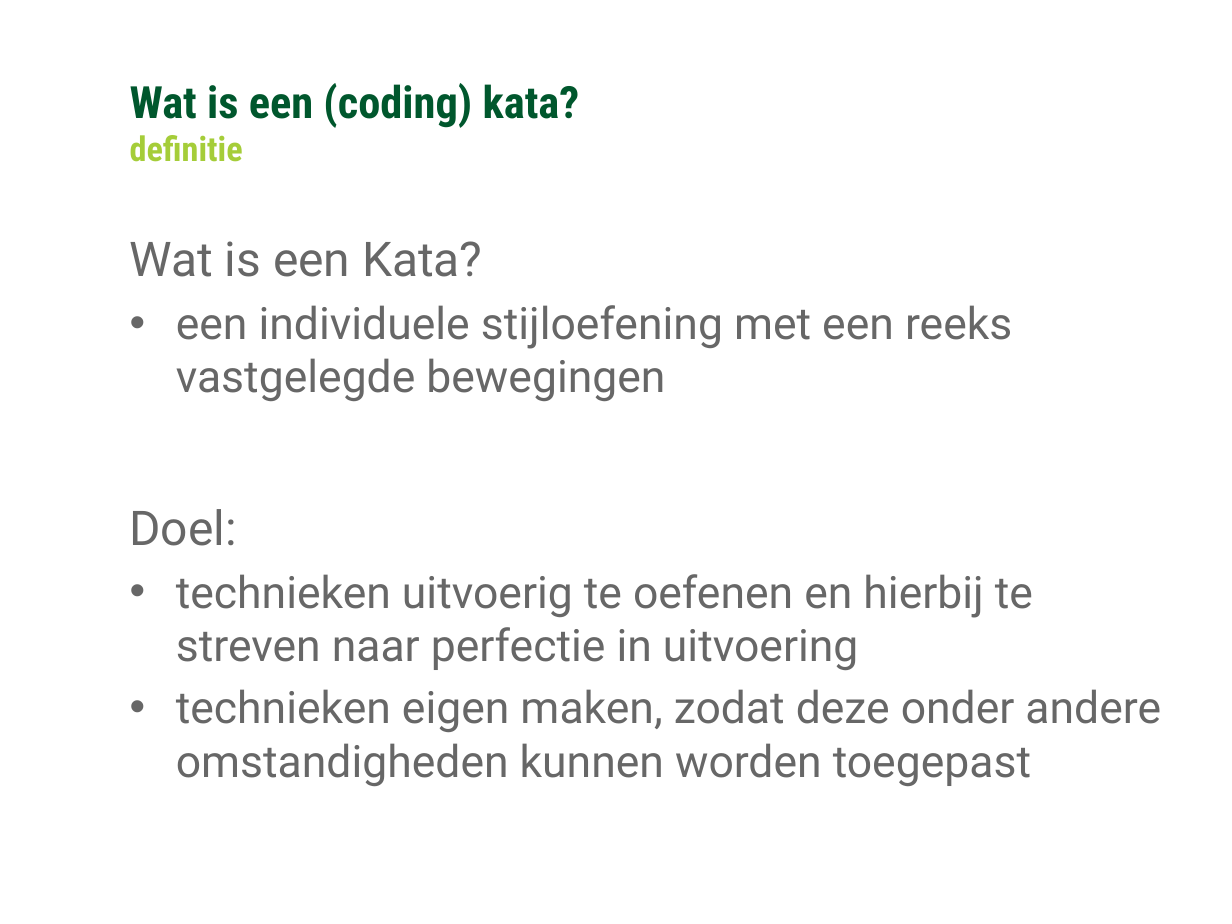
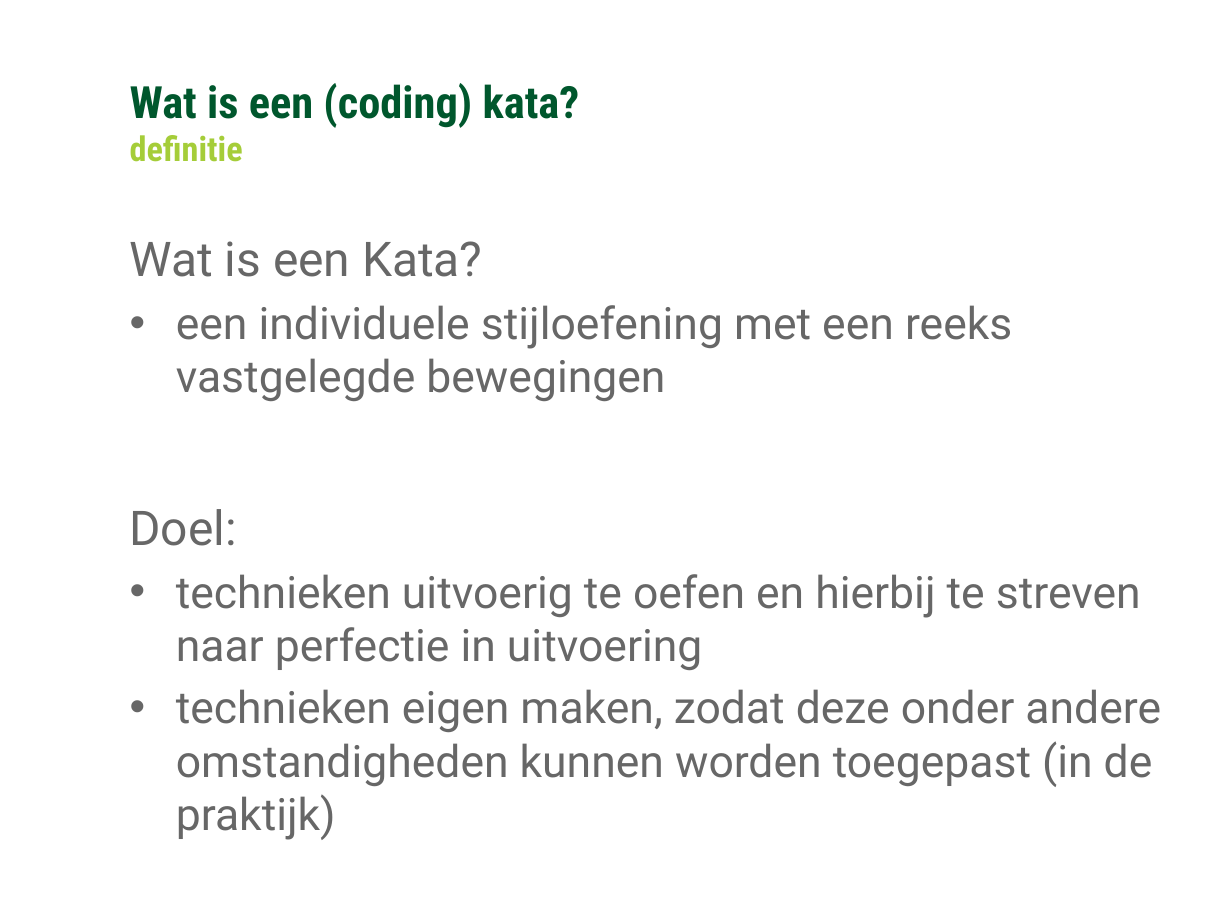
Before and after one commit to Ozindar/GCUnitTestDojo, a slide deck: slide 6 of Algemeen over Dojos/Coding Dojo.pptx. Drawn at 1232x924 pixels with LibreOffice and Linux fonts; fonts in the diff are those of the drawing; background and template pictures are left out. Boxes give left, top, right and bottom in pixels: in the first picture for what was removed or moved away, otherwise in the second. Text is boxed around its words. In the diff, an @@ line names an element or a change of style, - is before the commit and + after.

```diff
--- a/Algemeen over Dojos/Coding Dojo.pptx
+++ b/Algemeen over Dojos/Coding Dojo.pptx
@@ text at (176, 574, 1161, 840): text changed @@
-• technieken uitvoerig te oefenen en hierbij te streven naar perfectie in uitvoering
-• technieken eigen maken, zodat deze onder andere omstandigheden kunnen worden toegepast
+• technieken uitvoerig te oefen en hierbij te streven naar perfectie in uitvoering
+• technieken eigen maken, zodat deze onder andere omstandigheden kunnen worden toegepast (in de praktijk)
```
Also in this commit, not shown: 3 other slides changed.
